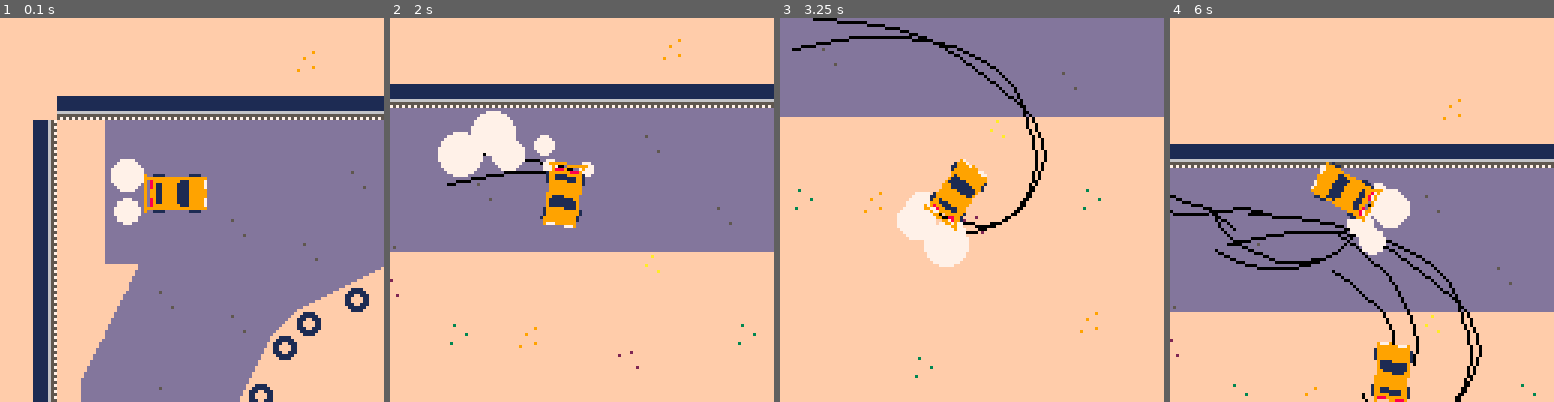
Above: before the commit, frames 1-4 (left to right).
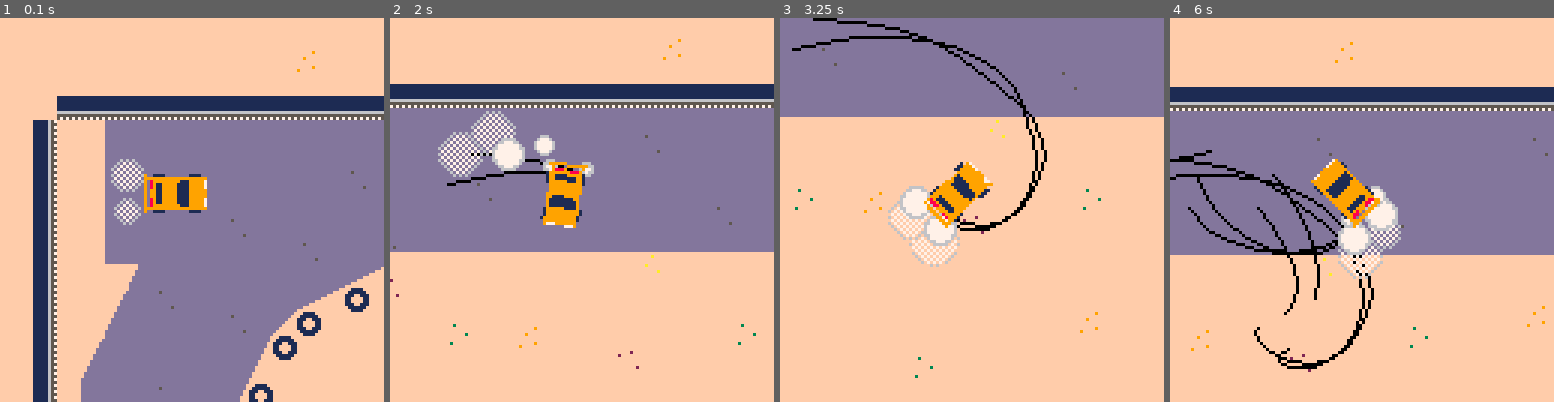
Above: after the commit, the same moments.

Repository: graearea/pico8
Game: PICO-8 cartridge skidmarks.p8
Two runs of this game, one before a commit and one after it. Both use one fixed random seed, a clock stepped at 60 frames per second and the inputs below.
Inputs:
- Up to frame 1 (0.1 s): no input
- Up to frame 2 (2 s): tap X (X key) at 0.33, 1.07, 1.85 s; hold Right from 1.6 s (still down)
- Up to frame 3 (3.25 s): release Right at 2.1 s; hold Right 2.47-3.03 s; tap X (X key) at 2.97 s; hold Left from 3.08 s (still down)
- Up to frame 4 (6 s): release Left at 3.58 s; hold Right 4.02-4.68 s; tap X (X key) at 4.08, 5.2 s; hold Left 5.08-5.68 s

The runs differ from the first frame. In frame 1, 0.7% of the frame differs, in the area x 28-38%, y 36-54%; in frame 2, 1.7%; in frame 3, 2.1%; in frame 4, 43%, in the area x 0-100%, y 6-100%.

Commit message:
dithered smoke and working on laps

Diff:
--- a/skidmarks.p8
+++ b/skidmarks.p8
@@ -3,8 +3,11 @@
 __lua__
 -- main
 skidding=true
+bob=""
+
 function _init()
-
+lap_count=1
+laps={}
 ghost_car=car(110,64)
 car=car(70,64)
 blobs={}
@@ -16,6 +19,9 @@
 ghost={}
 start_timer=0
 end_timer=0
+play_ghost=false
+start=42
+finish=41
 end
 
 
@@ -79,8 +85,38 @@
   end
   car:draw()
   if bob!="" then printh(bob) end
-
 --  camera()
+end
+
+function check_timer()
+ sprite=mget(car.x/8,car.y/8)
+
+ if (sprite==start and timer-start>10) do
+  add(laps,lap())
+		laps[lap_count].start=timer
+  start_timer=timer
+ end
+
+ if timer>100 then
+  if(sprite==finish and timer-finish >10) do
+			laps[lap_count].finish=timer
+   end_timer=lapstimer
+   play_ghost=true
+  end
+ end
+end
+
+function draw_ghost()
+ if not play_ghost and end_timer==0 then return end
+ bob="s:"..laps[lap_count-1].start.."f:"..laps[lap_count-1].finish
+
+ local pos =ghost[timer-end_timer+start_timer]
+ if pos!=nil then
+  ghost_car.angle=pos.angle
+  ghost_car:draw()
+  ghost_car.x=pos.x
+  ghost_car.y=pos.y
+ end
 end
 
 function to_pos(xx,yy)
@@ -115,10 +151,15 @@
  return max(mn,min(v,mx))
 end
 
+function lap()
+return {
+start=0,
+finish=0
+}
+end
 
 -->8
 -- car
-bob=""
 skids_l={}
 skids_r={}
 alternate=0
@@ -247,7 +288,7 @@
 		local skd=self.rotate_wheel_posn(self,pos)
 	 if(add_it) then
  	 add(skids,skd)
- 	 bob=self.dx..":"..self.new_dx.." ".. self.dy ..":" ..self.new_dy
+-- 	 bob=self.dx..":"..self.new_dx.." ".. self.dy ..":" ..self.new_dy
  	 create_smoke(skd,to_pos(self.new_dx/2,self.new_dy/2))
 	 else
 	  add(skids,{x=nil,y=nil})
@@ -331,7 +372,16 @@
      draw=function(self)
       pal()
       palt()
-      circfill(self.x,self.y,self.rad,self.col)
+      if self.life>3 then
+       fillp()
+      elseif self.life%2==0 then
+       fillp(0b0101101001011010.1)
+      else
+       fillp(0b1010010110100101.1)
+						end
+      circfill(self.x,self.y,self.rad,6)
+      circfill(self.x,self.y,self.rad-1,self.col)
+      fillp()
      end,
      update=function(self)
       self.x+=self.dx*0.7
